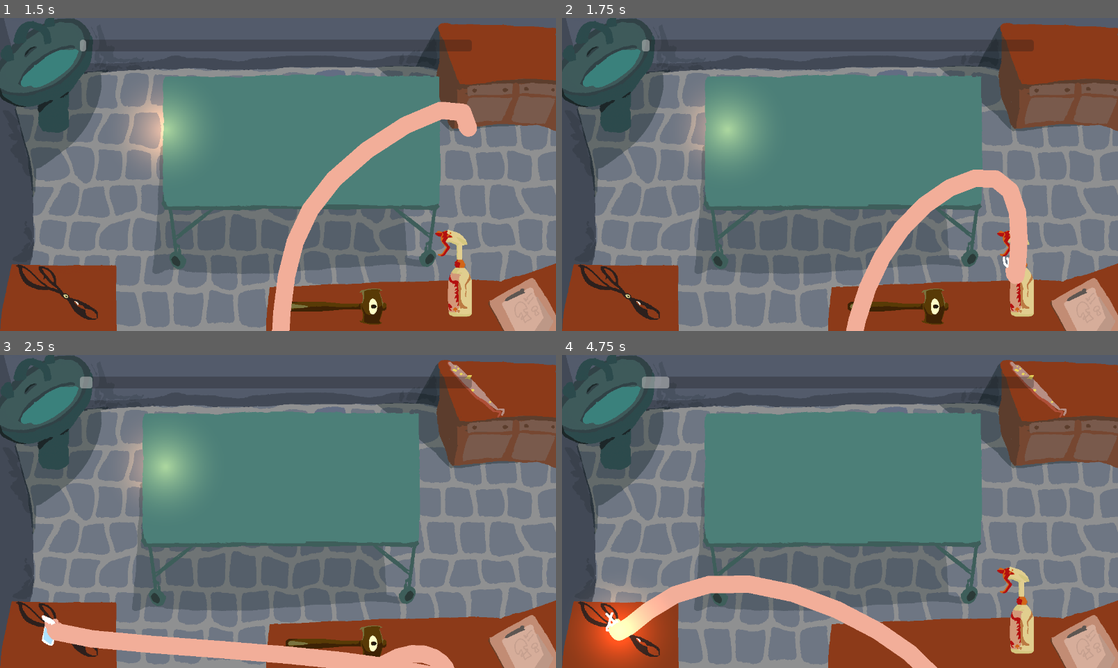
Above: before the commit, frames 1-4 (two rows, left to right).
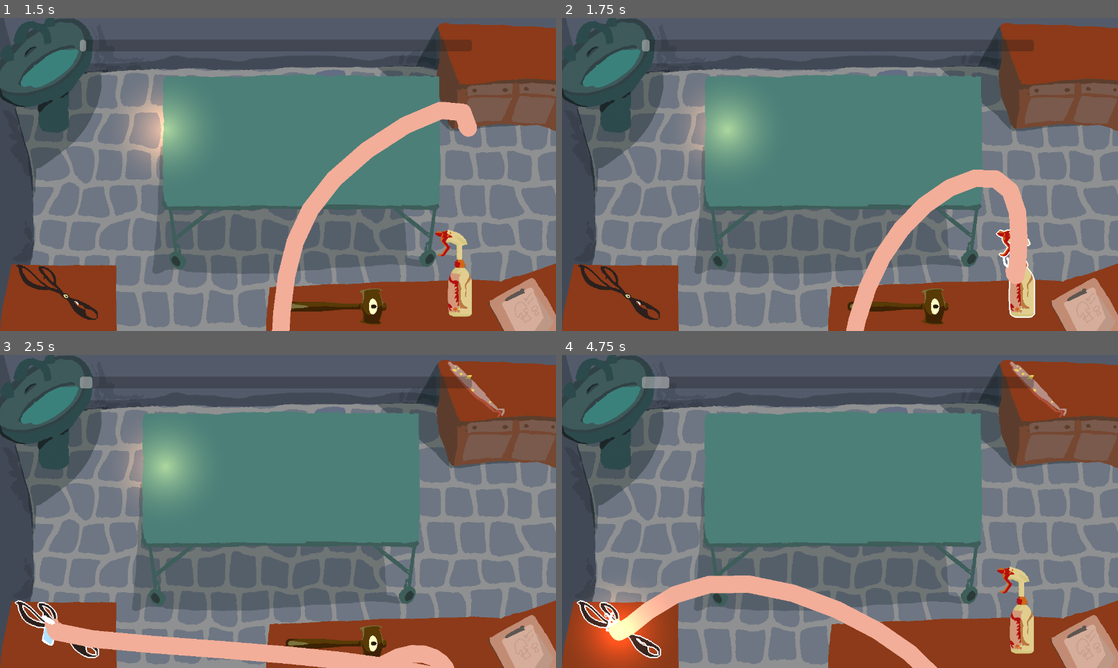
Above: after the commit, the same moments.

Repository: IsaacCerejo/wild-jam-87
Game: Godot game, scene res://scenes/game_controller/game_controller.tscn
Two runs of this game, one before a commit and one after it. Both use one fixed random seed, a clock stepped at 60 frames per second and the inputs below. The engine's default icon, where the game draws it, is replaced by a stand-in: a white triangle on a blue panel in a dark square. Sound files missing from this copy of the repository are replaced by a short silence.
Inputs (mouse positions are in pixels of both pictures, inside the frame that each line leads up to):
- Up to frame 1 (1.5 s): click "START" at 0.5 s; drag from (478, 52) to (455, 274) at 1.27 s
- Up to frame 2 (1.75 s): no input
- Up to frame 3 (2.5 s): drag from (455, 611) to (55, 630) at 2.02 s
- Up to frame 4 (4.75 s): click (617, 630) at 2.92 s; drag from (895, 642) to (1017, 611) at 3.52 s; drag from (728, 464) to (617, 630) at 4.27 s

Frame 1 is identical in both runs. In frame 2, 0.2% of the frame differs, in the area x 78-86%, y 67-96%; in frame 3, 0.2%; in frame 4, 0.3%, in the area x 2-18%, y 78-97%.

Commit message:
feat: tool outline

Diff:
--- /dev/null
+++ b/resources/materials/outline.tres
@@ -0,0 +1,11 @@
+[gd_resource type="ShaderMaterial" load_steps=2 format=3 uid="uid://bj6x4cma75nay"]
+
+[ext_resource type="Shader" uid="uid://dgq0jgyj04n25" path="res://resources/shaders/outline.gdshader" id="1_vbl8k"]
+
+[resource]
+shader = ExtResource("1_vbl8k")
+shader_parameter/color = Color(1, 1, 1, 1)
+shader_parameter/width = 3.0000001425
+shader_parameter/pattern = 0
+shader_parameter/inside = false
+shader_parameter/add_margins = true
--- /dev/null
+++ b/resources/shaders/outline.gdshader
@@ -0,0 +1,62 @@
+shader_type canvas_item;
+
+uniform vec4 color : source_color = vec4(1.0);
+uniform float width : hint_range(0, 10) = 1.0;
+uniform int pattern : hint_range(0, 2) = 0; // diamond, circle, square
+uniform bool inside = false;
+uniform bool add_margins = true; // only useful when inside is false
+
+void vertex() {
+	if (add_margins) {
+		VERTEX += (UV * 2.0 - 1.0) * width;
+	}
+}
+
+bool hasContraryNeighbour(vec2 uv, vec2 texture_pixel_size, sampler2D texture) {
+	for (float i = -ceil(width); i <= ceil(width); i++) {
+		float x = abs(i) > width ? width * sign(i) : i;
+		float offset;
+
+		if (pattern == 0) {
+			offset = width - abs(x);
+		} else if (pattern == 1) {
+			offset = floor(sqrt(pow(width + 0.5, 2) - x * x));
+		} else if (pattern == 2) {
+			offset = width;
+		}
+
+		for (float j = -ceil(offset); j <= ceil(offset); j++) {
+			float y = abs(j) > offset ? offset * sign(j) : j;
+			vec2 xy = uv + texture_pixel_size * vec2(x, y);
+
+			if ((xy != clamp(xy, vec2(0.0), vec2(1.0)) || texture(texture, xy).a <= 0.0) == inside) {
+				return true;
+			}
+		}
+	}
+
+	return false;
+}
+
+void fragment() {
+	vec2 uv = UV;
+
+	if (add_margins) {
+		vec2 texture_pixel_size = vec2(1.0) / (vec2(1.0) / TEXTURE_PIXEL_SIZE + vec2(width * 2.0));
+
+		uv = (uv - texture_pixel_size * width) * TEXTURE_PIXEL_SIZE / texture_pixel_size;
+
+		if (uv != clamp(uv, vec2(0.0), vec2(1.0))) {
+			COLOR.a = 0.0;
+		} else {
+			COLOR = texture(TEXTURE, uv);
+		}
+	} else {
+		COLOR = texture(TEXTURE, uv);
+	}
+
+	if ((COLOR.a > 0.0) == inside && hasContraryNeighbour(uv, TEXTURE_PIXEL_SIZE, TEXTURE)) {
+		COLOR.rgb = inside ? mix(COLOR.rgb, color.rgb, color.a) : color.rgb;
+		COLOR.a += (1.0 - COLOR.a) * color.a;
+	}
+}
--- a/scenes/main_game/tool.tscn
+++ b/scenes/main_game/tool.tscn
@@ -1,6 +1,7 @@
-[gd_scene load_steps=3 format=3 uid="uid://cfynw7ir82qmn"]
+[gd_scene load_steps=4 format=3 uid="uid://cfynw7ir82qmn"]
 
 [ext_resource type="Script" uid="uid://b3bmayj4dgk6r" path="res://scripts/main_game/tool.gd" id="1_63hj3"]
+[ext_resource type="Texture2D" uid="uid://cq78o0i5acgfx" path="res://assets/icons/icon.svg" id="3_x1weu"]
 
 [sub_resource type="CircleShape2D" id="CircleShape2D_b4n6q"]
 radius = 38.0
@@ -9,8 +10,12 @@
 script = ExtResource("1_63hj3")
 
 [node name="Sprite2D" type="Sprite2D" parent="."]
+unique_name_in_owner = true
+texture = ExtResource("3_x1weu")
 
 [node name="CollisionShape2D" type="CollisionShape2D" parent="."]
 shape = SubResource("CircleShape2D_b4n6q")
 
 [connection signal="input_event" from="." to="." method="_on_input_event"]
+[connection signal="mouse_entered" from="." to="." method="_on_mouse_entered"]
+[connection signal="mouse_exited" from="." to="." method="_on_mouse_exited"]
--- a/scripts/autoloads/global.gd
+++ b/scripts/autoloads/global.gd
@@ -7,6 +7,10 @@
 	"MAIN_GAME_UI": "uid://byg7j72h7pac6",
 	"LOSE_SCREEN": "uid://dfox7aapmjh2k",
 	"MUSHROOM": "uid://cfxgo5ye53do0"
+}
+
+const MATERIAL_UIDS = {
+	"OUTLINE_MATERIAL": "uid://bj6x4cma75nay"
 }
 
 # Game Controller
--- a/scripts/main_game/tool.gd
+++ b/scripts/main_game/tool.gd
@@ -11,8 +11,18 @@
 
 signal picked_up(tool: Tool)
 
+const OUTLINE_MATERIAL: ShaderMaterial = preload(Global.MATERIAL_UIDS.OUTLINE_MATERIAL)
+
 @export var type: ToolType
+
+@onready var sprite_2d: Sprite2D = %Sprite2D
 
 func _on_input_event(_viewport: Node, event: InputEvent, _shape_idx: int) -> void:
 	if event is InputEventMouseButton and event.button_index == MOUSE_BUTTON_LEFT and event.pressed:
 		picked_up.emit(self)
+
+func _on_mouse_exited() -> void:
+	sprite_2d.material = null
+
+func _on_mouse_entered() -> void:
+	sprite_2d.material = OUTLINE_MATERIAL
Not shown, added: resources/shaders/outline.gdshader.uid
